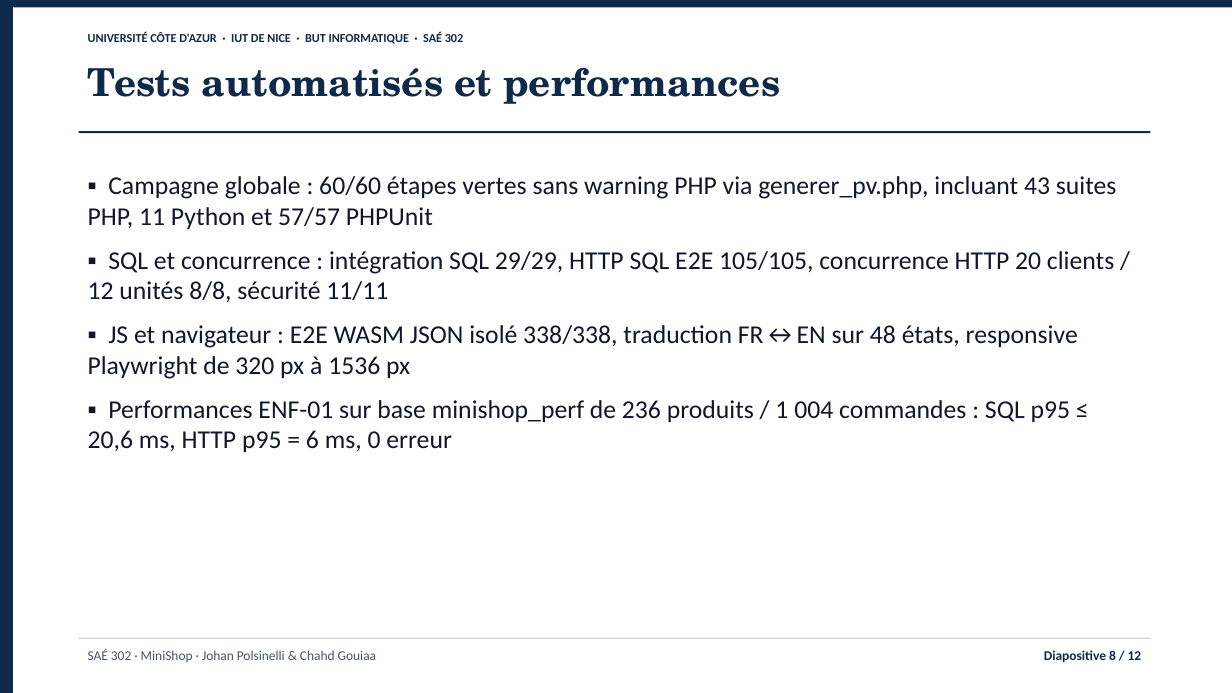
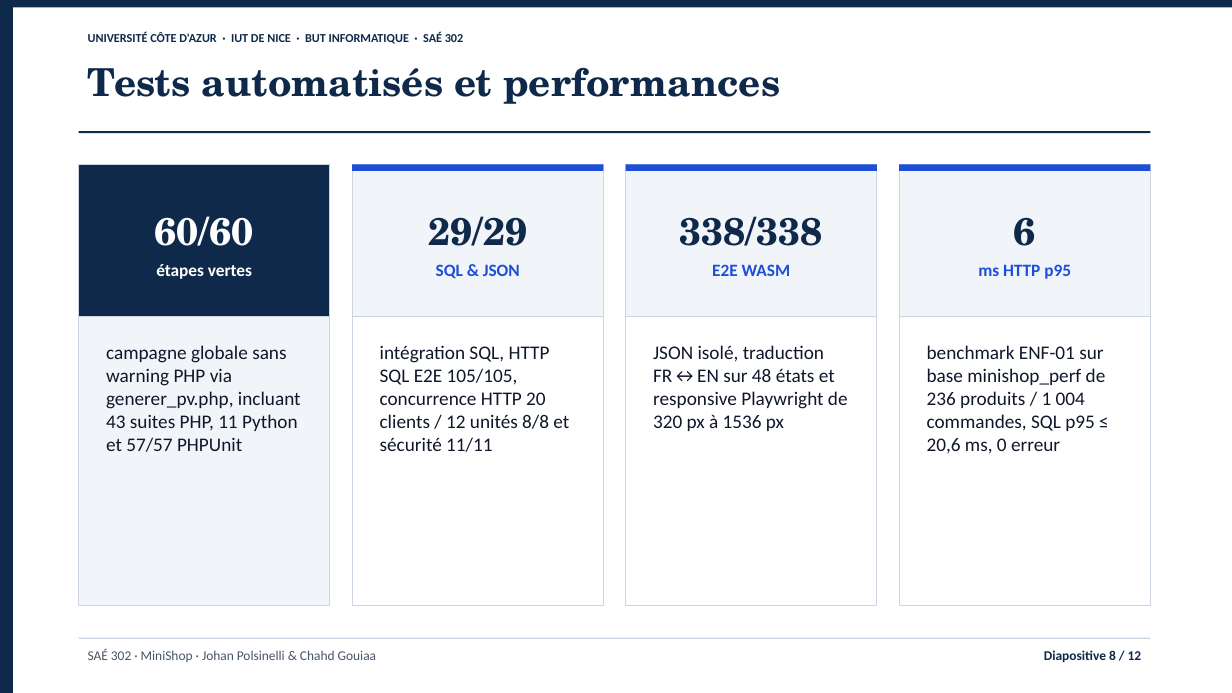
Before and after one commit to jojo8356/SAE-302, a slide deck: slide 8 of livrables/minishop-soutenance.pptx. Drawn at 1232x693 pixels with LibreOffice and Linux fonts; fonts in the diff are those of the drawing. Boxes give left, top, right and bottom in pixels: in the first picture for what was removed or moved away, otherwise in the second. Text is boxed around its words. In the diff, an @@ line names an element or a change of style, - is before the commit and + after.

```diff
--- a/livrables/minishop-soutenance.pptx
+++ b/livrables/minishop-soutenance.pptx
@@ rectangle added at bbox=[79, 165, 330, 605], fill #F1F5F9, outline #CBD5E1 0.75 pt @@
@@ rectangle added at bbox=[79, 165, 330, 317], fill #0F294A, outline #CBD5E1 0.75 pt @@
@@ text removed at bbox=[88, 176, 1117, 452] @@
-▪ Campagne globale : 60/60 étapes vertes sans warning PHP via generer_pv.php, incluant 43 suites PHP, 11 Python et 57/57 PHPUnit
-▪ SQL et concurrence : intégration SQL 29/29, HTTP SQL E2E 105/105, concurrence HTTP 20 clients / 12 unités 8/8, sécurité 11/11
-▪ JS et navigateur : E2E WASM JSON isolé 338/338, traduction FR↔EN sur 48 états, responsive Playwright de 320 px à 1536 px
-▪ Performances ENF-01 sur base minishop_perf de 236 produits / 1 004 commandes : SQL p95 ≤ 20,6 ms, HTTP p95 = 6 ms, 0 erreur
@@ rectangle added at bbox=[352, 165, 604, 605], fill #FFFFFF, outline #CBD5E1 0.75 pt @@
@@ rectangle added at bbox=[352, 165, 604, 317], fill #F1F5F9, outline #CBD5E1 0.75 pt @@
@@ rectangle added at bbox=[352, 165, 604, 171], fill #1D4ED8 @@
@@ rectangle added at bbox=[626, 165, 877, 605], fill #FFFFFF, outline #CBD5E1 0.75 pt @@
@@ rectangle added at bbox=[626, 165, 877, 317], fill #F1F5F9, outline #CBD5E1 0.75 pt @@
@@ rectangle added at bbox=[626, 165, 877, 171], fill #1D4ED8 @@
@@ rectangle added at bbox=[899, 165, 1151, 605], fill #FFFFFF, outline #CBD5E1 0.75 pt @@
@@ rectangle added at bbox=[899, 165, 1151, 317], fill #F1F5F9, outline #CBD5E1 0.75 pt @@
@@ rectangle added at bbox=[899, 165, 1151, 171], fill #1D4ED8 @@
@@ text added at bbox=[155, 216, 254, 279], 13.5 pt, text #FFFFFF, bold @@
+60/60
+étapes vertes
@@ text added at bbox=[428, 216, 527, 278], 13.5 pt, text #1D4ED8, bold @@
+29/29
+SQL & JSON
@@ text added at bbox=[680, 216, 823, 276], 30 pt, text #0F294A, bold @@
+338/338
+E2E WASM
@@ text added at bbox=[978, 264, 1071, 279], 13.5 pt, text #1D4ED8, bold @@
+6
+ms HTTP p95
@@ text added at bbox=[106, 345, 301, 452], 15 pt, text #0F172A @@
+campagne globale sans warning PHP via generer_pv.php, incluant 43 suites PHP, 11 Python et 57/57 PHPUnit
@@ text added at bbox=[380, 345, 569, 452], 15 pt, text #0F172A @@
+intégration SQL, HTTP SQL E2E 105/105, concurrence HTTP 20 clients / 12 unités 8/8 et sécurité 11/11
@@ text added at bbox=[653, 345, 848, 431], 15 pt, text #0F172A @@
+JSON isolé, traduction FR↔EN sur 48 états et responsive Playwright de 320 px à 1536 px
@@ text added at bbox=[927, 345, 1106, 454], 15 pt, text #0F172A @@
+benchmark ENF-01 sur base minishop_perf de 236 produits / 1 004 commandes, SQL p95 ≤ 20,6 ms, 0 erreur
```
Also in this commit, not shown: 7 other slides changed, 7 other files.
